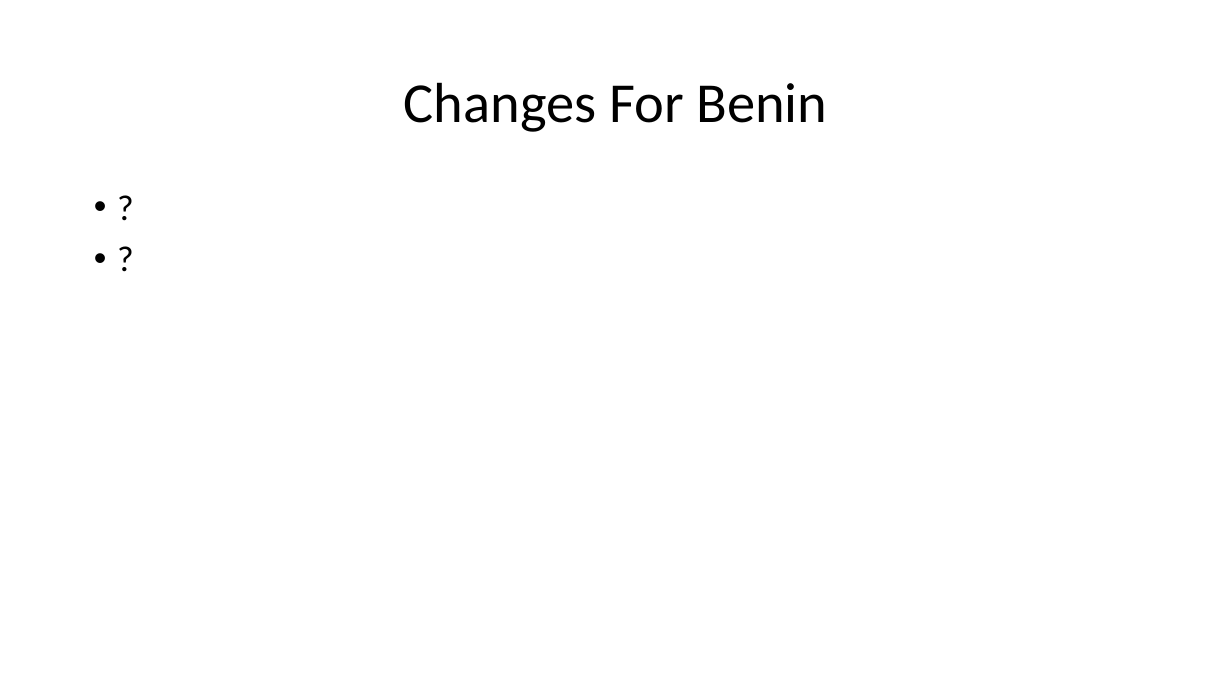
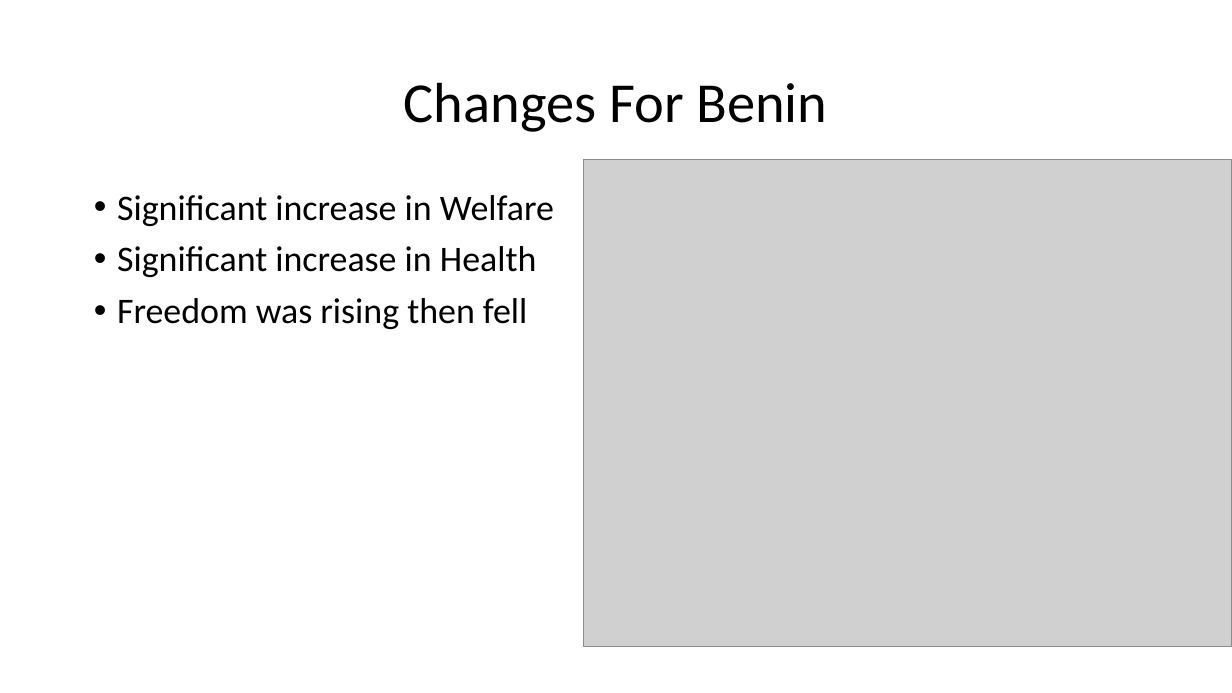
Before and after one commit to Chrybear/Factors-Of-Happiness-In-The-World, a slide deck: slide 15 of CSC 583 Project - Barrett & Bruggemann.pptx. Drawn at 1232x693 pixels with LibreOffice and Linux fonts; fonts in the diff are those of the drawing; grey boxes stand for pictures. Boxes give left, top, right and bottom in pixels: in the first picture for what was removed or moved away, otherwise in the second. Text is boxed around its words. In the diff, an @@ line names an element or a change of style, - is before the commit and + after.

```diff
--- a/CSC 583 Project - Barrett & Bruggemann.pptx
+++ b/CSC 583 Project - Barrett & Bruggemann.pptx
@@ picture added at box(584, 160, 1232, 646) @@
@@ text at box(117, 195, 554, 329): text changed @@
-• ?
-• ?
+• Significant increase in Welfare
+• Significant increase in Health
+• Freedom was rising then fell
```
Also in this commit, not shown: 4 other slides changed, 5 other files.
